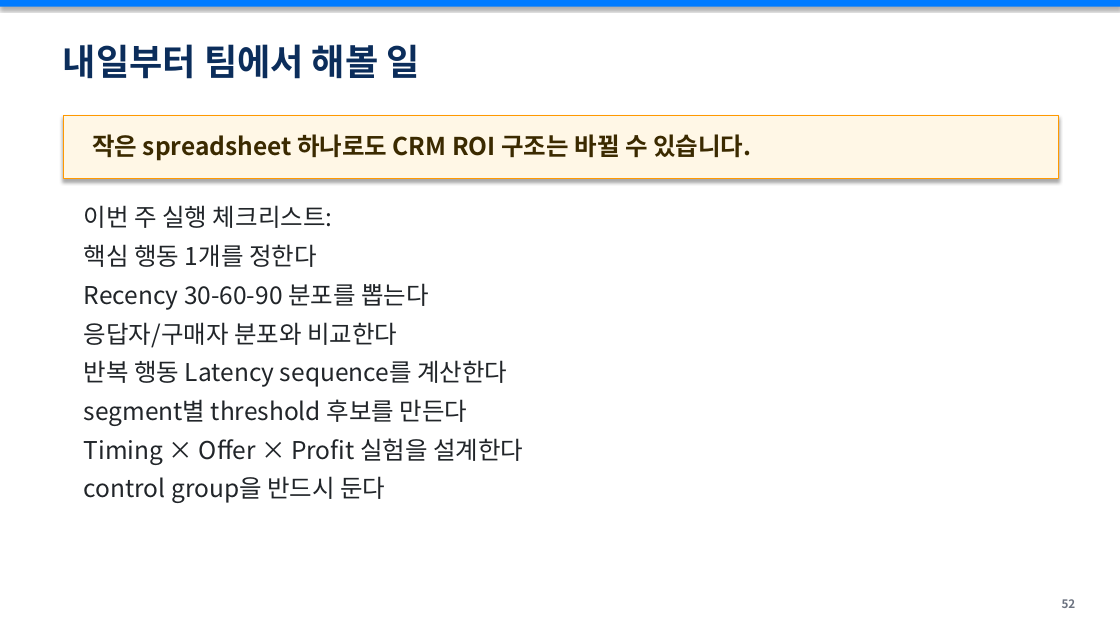
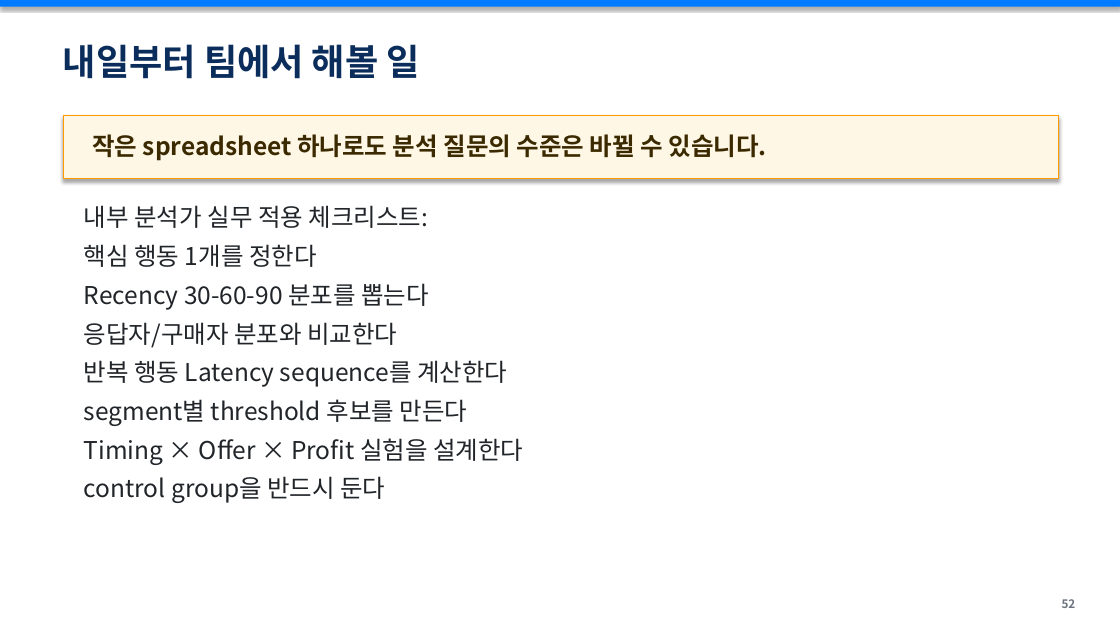
Before and after one commit to sykim-kr/Recency-latency-lecture, a slide deck: slide 53 of recency-latency-retention-crm-lecture-full-workshop-v3-final.pptx. Drawn at 1120x630 pixels with LibreOffice and Linux fonts; fonts in the diff are those of the drawing. Boxes give left, top, right and bottom in pixels: in the first picture for what was removed or moved away, otherwise in the second. Text is boxed around its words. In the diff, an @@ line names an element or a change of style, - is before the commit and + after.

```diff
--- a/recency-latency-retention-crm-lecture-full-workshop-v3-final.pptx
+++ b/recency-latency-retention-crm-lecture-full-workshop-v3-final.pptx
@@ text at (92,134,767,161): text changed @@
-작은 spreadsheet 하나로도 CRM ROI 구조는 바뀔 수 있습니다.
+작은 spreadsheet 하나로도 분석 질문의 수준은 바뀔 수 있습니다.
@@ text at (84,205,429,228): text changed @@
-이번 주 실행 체크리스트:
+내부 분석가 실무 적용 체크리스트:
```
Also in this commit, not shown: 4 other slides changed, 8 other files.
